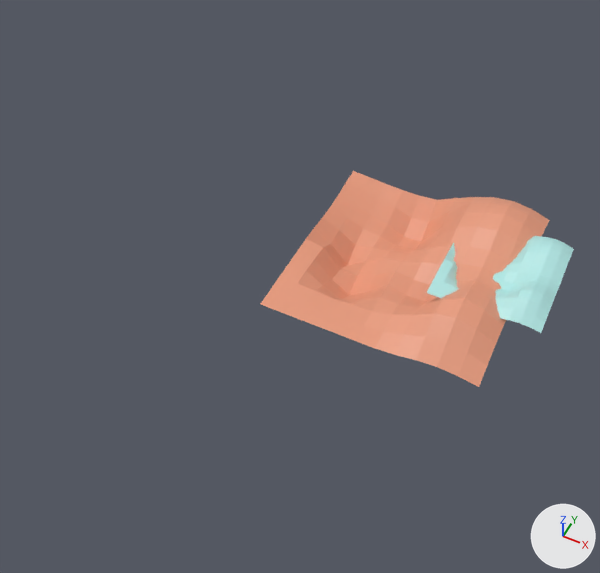
Before and after pictures for a commit that changed the OBJ model F0V2/asset/model/toy_terrain.obj.
The view is the same before and after, from a camera (50 mm lens) standing at (72.0, -255.0, 278.0) and looking at (-46.0, -20.0, -16.0). The lights are fixed; the arrows at lower right show +X, +Y and +Z. The first picture is the older version. Where no turn or scale is listed for an object, it has been applied to the vertices.
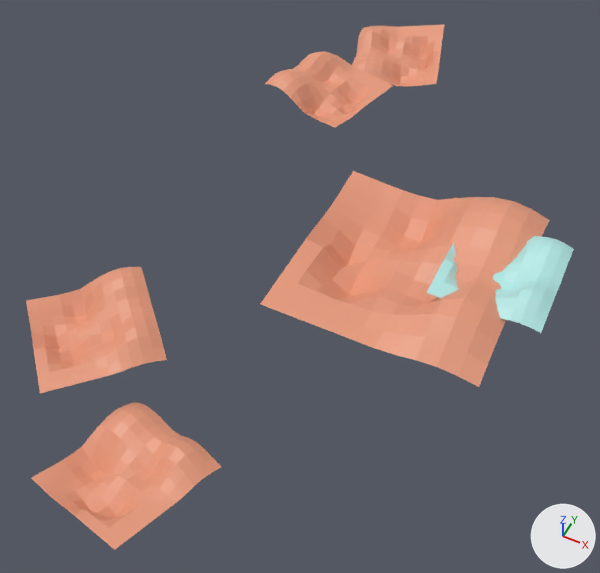
Where the change shows, as pixel boxes [x1, y1, x2, y2] in the pictures (600 x 573 px):
'Plane.003', added (beige)
    after: [31, 402, 221, 550]
'Plane.002', added (beige)
    after: [26, 267, 167, 393]
'Plane.005', added (beige)
    after: [265, 51, 393, 128]
'Plane.004', added (beige)
    after: [352, 24, 444, 86]

The change, as a list of edits to the scene's bpy script:
```text
Add mat_material_006:
    mat_material_006 = principled_material('Material.006')
    mat_material_006.base_color = (0.801, 0.326, 0.202)  # beige #e79b7c
Add mat_material_005:
    mat_material_005 = principled_material('Material.005')
    mat_material_005.base_color = (0.801, 0.326, 0.202)  # beige #e79b7c
Add mat_material_004:
    mat_material_004 = principled_material('Material.004')
    mat_material_004.base_color = (0.801, 0.326, 0.202)  # beige #e79b7c
Add mat_material_002:
    mat_material_002 = principled_material('Material.002')
    mat_material_002.base_color = (0.801, 0.326, 0.202)  # beige #e79b7c
Add me_plane_005:
    me_plane_005.from_pydata(...)  # 144 vertices, 121 faces; spans x -116.4..-55.1, y 66.1..127.4, z 0.8..19.7
    me_plane_005.materials.append(mat_material_006)  # beige #e79b7c
Add me_plane_004:
    me_plane_004.from_pydata(...)  # 144 vertices, 121 faces; spans x -99.9..-38.6, y 127.8..187.8, z -9.5..9.2
    me_plane_004.materials.append(mat_material_005)  # beige #e79b7c
Add me_plane_003:
    me_plane_003.from_pydata(...)  # 144 vertices, 121 faces; spans x -85.6..-24.4, y -174.6..-114.5, z -9.5..9.2
    me_plane_003.materials.append(mat_material_004)  # beige #e79b7c
Add me_plane_002:
    me_plane_002.from_pydata(...)  # 144 vertices, 121 faces; spans x -135.4..-64.6, y -135.4..-64.6, z 0.8..19.7
    me_plane_002.materials.append(mat_material_002)  # beige #e79b7c
Add ob_plane_005:
    ob_plane_005 = bpy.data.objects.new('Plane.005', me_plane_005)
    ob_plane_005.location = (0.0, 0.0, 0.0)
Add ob_plane_004:
    ob_plane_004 = bpy.data.objects.new('Plane.004', me_plane_004)
    ob_plane_004.location = (0.0, 0.0, 0.0)
Add ob_plane_003:
    ob_plane_003 = bpy.data.objects.new('Plane.003', me_plane_003)
    ob_plane_003.location = (0.0, 0.0, 0.0)
Add ob_plane_002:
    ob_plane_002 = bpy.data.objects.new('Plane.002', me_plane_002)
    ob_plane_002.location = (0.0, 0.0, 0.0)
```
